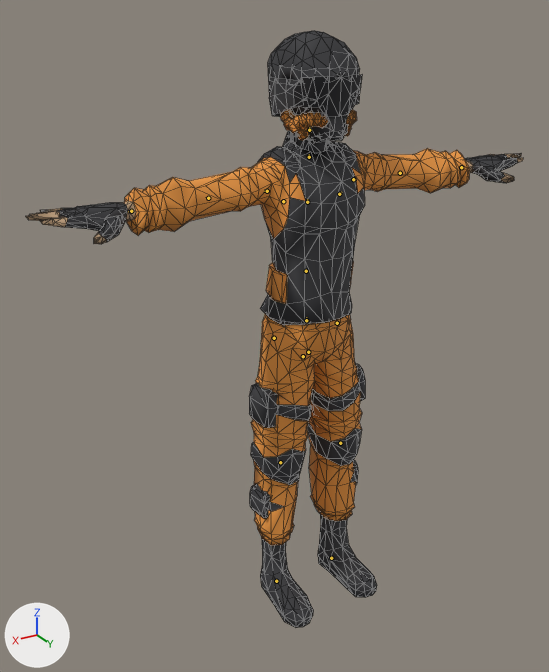
Two versions of the glTF model client/public/models/character.glb, one commit apart.
One viewpoint serves both versions: a 50 mm camera at (1.236, 1.736, 1.905) aimed at (0.172, -0.036, 1.019). Lighting does not change. The marker at lower left points along +X, +Y and +Z. The older version comes first. The bones that change, and the others that lie on the model, are drawn over the model as lines. Mesh edges are drawn as thin lines.

Names of what the first picture shows: 'Character'.
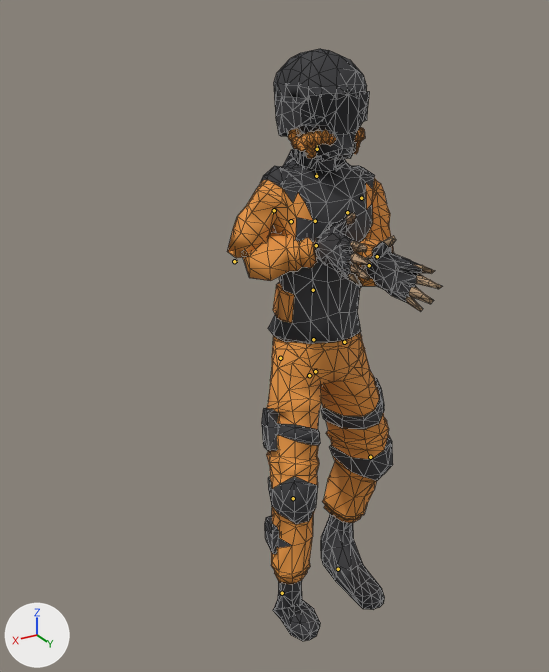
The newer file adds an action. The first version stands in its rest pose; the second is drawn at frame 0 of the action 'aim'.

What the commit changed:
Object 'CharacterArmature' (bone_rig_object) moves from (0.002, -0.167, 0.01) to (0.01, -0.113, 0.001).
Bone 'Body' (bone_body) moves from (0.0, 0.0, 0.0) to (0.0, -0.00036, 0.0).
Bone 'Head' (bone_head) turns from (0, 0, 0) to (-3, 0, 0) degrees about its own x, y and z.
Bone 'UpperArm.L' (bone_upperarm_l) turns from (0, 0, 0) to (-88, -31, -9) degrees about its own x, y and z.
Bone 'LowerArm.L' (bone_lowerarm_l) turns from (0, 0, 0) to (-40, -23, -47) degrees about its own x, y and z.
Bone 'Wrist.L' (bone_wrist_l) turns from (0, 0, 0) to (44, 20, 0) degrees about its own x, y and z.
Bone 'UpperArm.R' (bone_upperarm_r) turns from (0, 0, 0) to (-51, -3, -13) degrees about its own x, y and z.
Bone 'LowerArm.R' (bone_lowerarm_r) turns from (0, 0, 0) to (-69, 52, 86) degrees about its own x, y and z.
Bone 'Wrist.R' (bone_wrist_r) turns from (0, 0, 0) to (56, -6, -2) degrees about its own x, y and z.
Bone 'UpperLeg.L' (bone_upperleg_l) turns from (0, 0, 0) to (-11, -23, 8) degrees about its own x, y and z.
Bone 'LowerLeg.L' (bone_lowerleg_l) turns from (0, 0, 0) to (22, 0, 0) degrees about its own x, y and z.
Bone 'UpperLeg.R' (bone_upperleg_r) turns from (0, 0, 0) to (-8, 19, -20) degrees about its own x, y and z.
Bone 'LowerLeg.R' (bone_lowerleg_r) turns from (0, 0, 0) to (19, 0, 0) degrees about its own x, y and z.

Location of each change, [x1, y1, x2, y2] in pixels of the pictures (549 x 672 px):
'Character', posed (57% narrower): before [25, 31, 523, 628]; after [227, 49, 443, 641]
bone 'Body', root to tip: before (303, 356) to (303, 354); after (309, 375) to (309, 373)
bone 'Head', root to tip: before (309, 130) to (309, 127); after (317, 149) to (317, 145)
bone 'UpperArm.L', root to tip: before (353, 179) to (356, 179); after (361, 198) to (362, 200)
bone 'LowerArm.L', root to tip: before (400, 173) to (402, 173); after (377, 256) to (376, 256)
bone 'Wrist.L', root to tip: before (461, 167) to (463, 167); after (369, 265) to (371, 266)
bone 'UpperArm.R', root to tip: before (267, 191) to (264, 191); after (274, 210) to (272, 213)
bone 'LowerArm.R', root to tip: before (208, 198) to (206, 198); after (234, 261) to (237, 261)
bone 'Wrist.R', root to tip: before (131, 211) to (128, 211); after (316, 245) to (317, 246)
bone 'UpperLeg.L', root to tip: before (337, 323) to (337, 324); after (344, 342) to (344, 343)
bone 'LowerLeg.L', root to tip: before (340, 443) to (340, 444); after (370, 457) to (370, 458)
bone 'UpperLeg.R', root to tip: before (274, 338) to (274, 339); after (280, 358) to (280, 359)
bone 'LowerLeg.R', root to tip: before (280, 462) to (280, 464); after (293, 498) to (293, 500)
